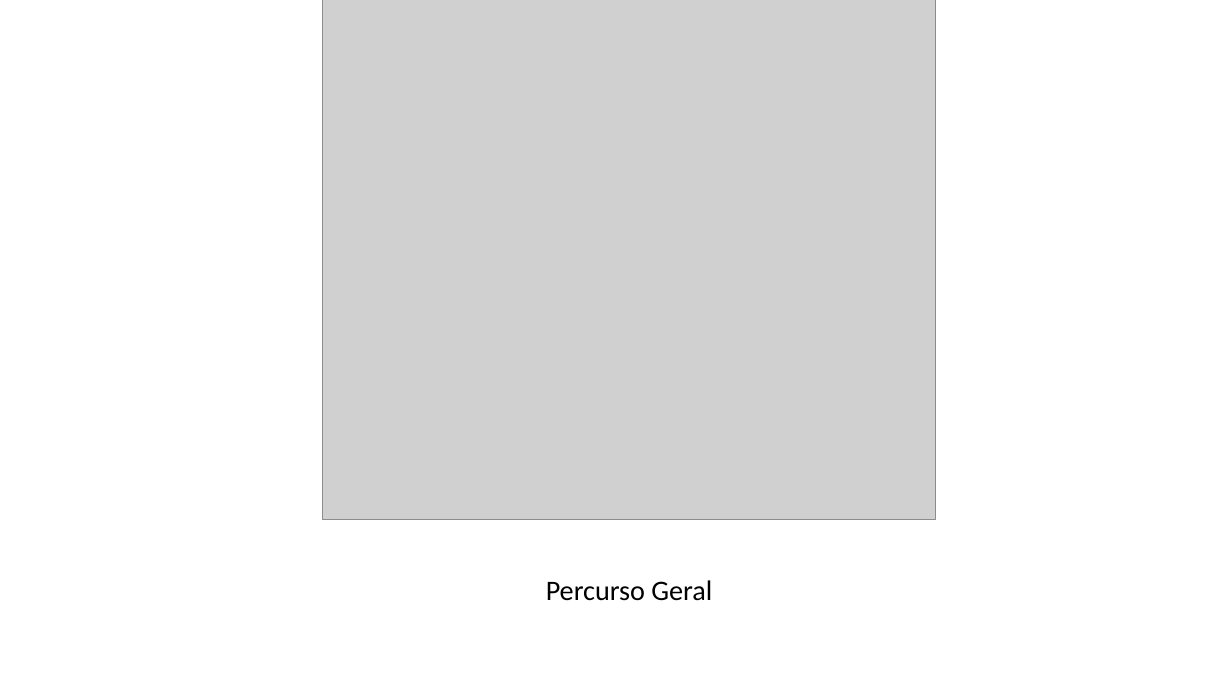
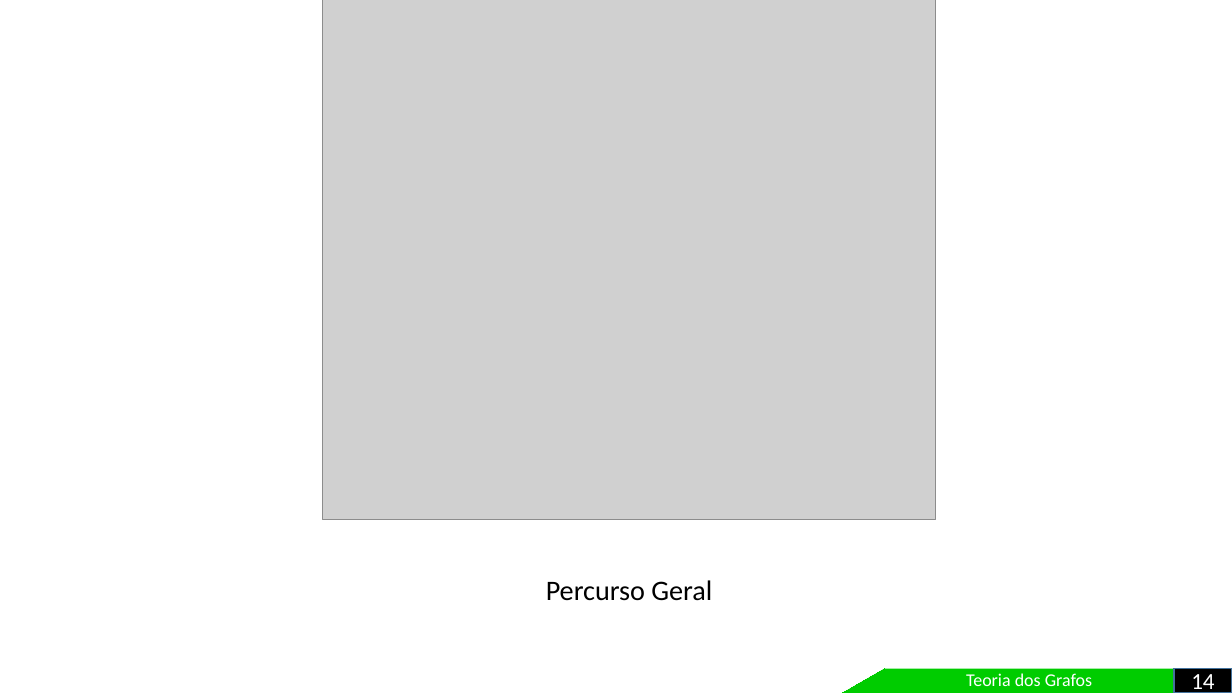
Before and after one commit to leandroungari/fctpp-grafos-sistema, a slide deck: slide 15 of apresentacao/Apresentacao.pptx. Drawn at 1232x693 pixels with LibreOffice and Linux fonts; fonts in the diff are those of the drawing; grey boxes stand for pictures. Boxes give left, top, right and bottom in pixels: in the first picture for what was removed or moved away, otherwise in the second. Text is boxed around its words. In the diff, an @@ line names an element or a change of style, - is before the commit and + after.

```diff
--- a/apresentacao/Apresentacao.pptx
+++ b/apresentacao/Apresentacao.pptx
@@ freeform shape added at box(843, 669, 885, 693), fill #00CC00, outline #00CC00 0.75 pt @@
@@ rectangle added at box(884, 669, 1174, 693), fill #00CC00, 14 pt, text #FFFFFF @@
+Teoria dos Grafos
@@ rectangle added at box(1175, 669, 1232, 693), fill #000000, outline #43739E 1 pt, 18 pt, text #FFFFFF @@
+14
```
Also in this commit, not shown: 17 other slides changed, 1 slide added, 2 slides removed.
